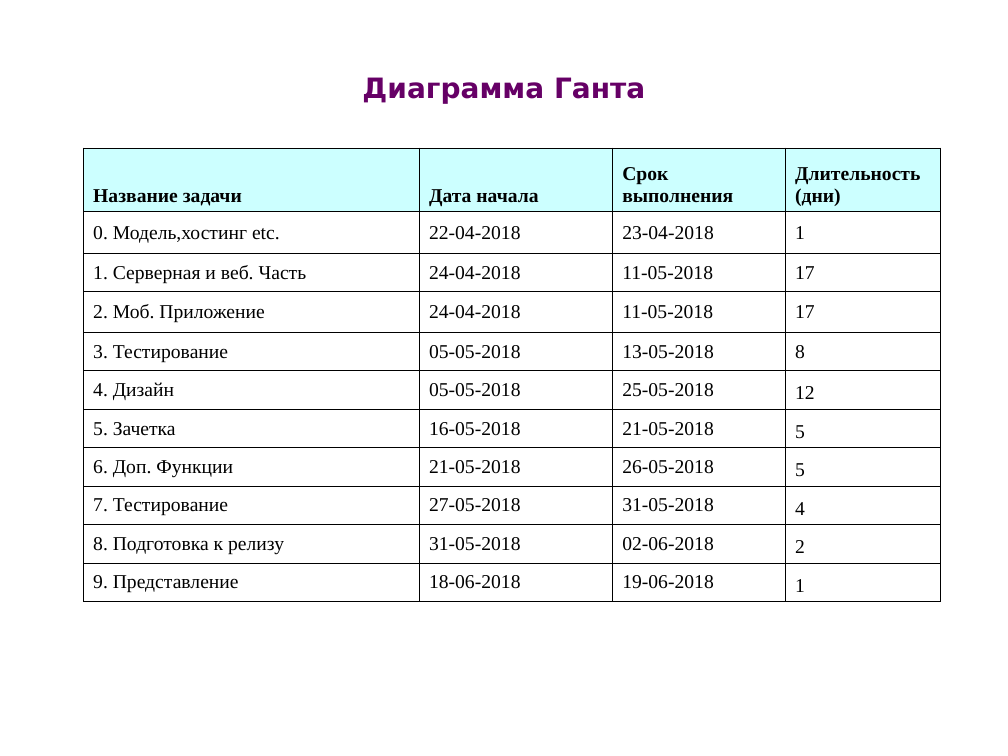
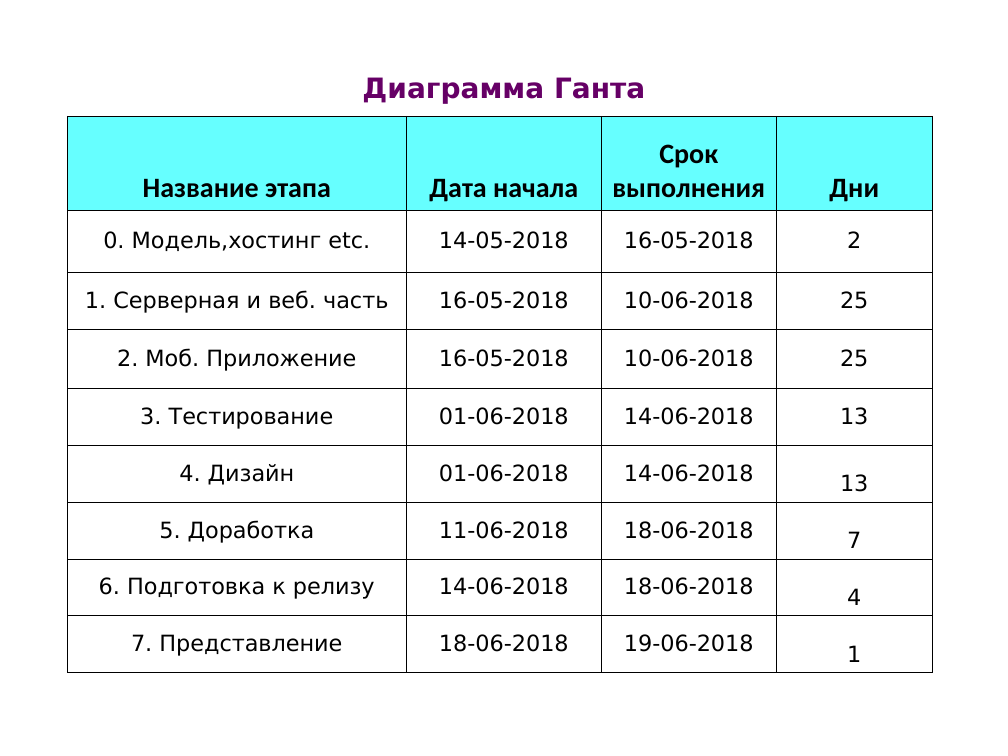
Before and after one commit to elena-roshchina/schedule-cpsmi, a slide deck: slide 5 of Itinerary1.ppt. Drawn at 1008x756 pixels with LibreOffice and Linux fonts; fonts in the diff are those of the drawing. Boxes give left, top, right and bottom in pixels: in the first picture for what was removed or moved away, otherwise in the second. Text is boxed around its words. In the diff, an @@ line names an element or a change of style, - is before the commit and + after.

Commit message:
Updated
Updated

```diff
--- a/Itinerary1.ppt
+++ b/Itinerary1.ppt
@@ table at <box>68,116,932,672</box> @@
-row 1: Название задачи | Дата начала | Срок выполнения | Длительность (дни)
-row 2: 0. Модель,хостинг etc. | 22-04-2018 | 23-04-2018 | 1
-row 3: 1. Серверная и веб. Часть | 24-04-2018 | 11-05-2018 | 17
-row 4: 2. Моб. Приложение | 24-04-2018 | 11-05-2018 | 17
-row 5: 3. Тестирование | 05-05-2018 | 13-05-2018 | 8
-row 6: 4. Дизайн | 05-05-2018 | 25-05-2018 | 12
-row 7: 5. Зачетка | 16-05-2018 | 21-05-2018 | 5
-row 8: 6. Доп. Функции | 21-05-2018 | 26-05-2018 | 5
-row 9: 7. Тестирование | 27-05-2018 | 31-05-2018 | 4
-row 10: 8. Подготовка к релизу | 31-05-2018 | 02-06-2018 | 2
-row 11: 9. Представление | 18-06-2018 | 19-06-2018 | 1
+row 1: Название этапа | Дата начала | Срок выполнения | Дни
+row 2: 0. Модель,хостинг etc. | 14-05-2018 | 16-05-2018 | 2
+row 3: 1. Серверная и веб. часть | 16-05-2018 | 10-06-2018 | 25
+row 4: 2. Моб. Приложение | 16-05-2018 | 10-06-2018 | 25
+row 5: 3. Тестирование | 01-06-2018 | 14-06-2018 | 13
+row 6: 4. Дизайн | 01-06-2018 | 14-06-2018 | 13
+row 7: 5. Доработка | 11-06-2018 | 18-06-2018 | 7
+row 8: 6. Подготовка к релизу | 14-06-2018 | 18-06-2018 | 4
+row 9: 7. Представление | 18-06-2018 | 19-06-2018 | 1
@@ table: place and size @@
-table at <box>84,148,940,602</box>
+table at <box>68,116,932,672</box>
```
Also in this commit, not shown: 4 other slides changed, 4 slides added, 2 slides removed.
